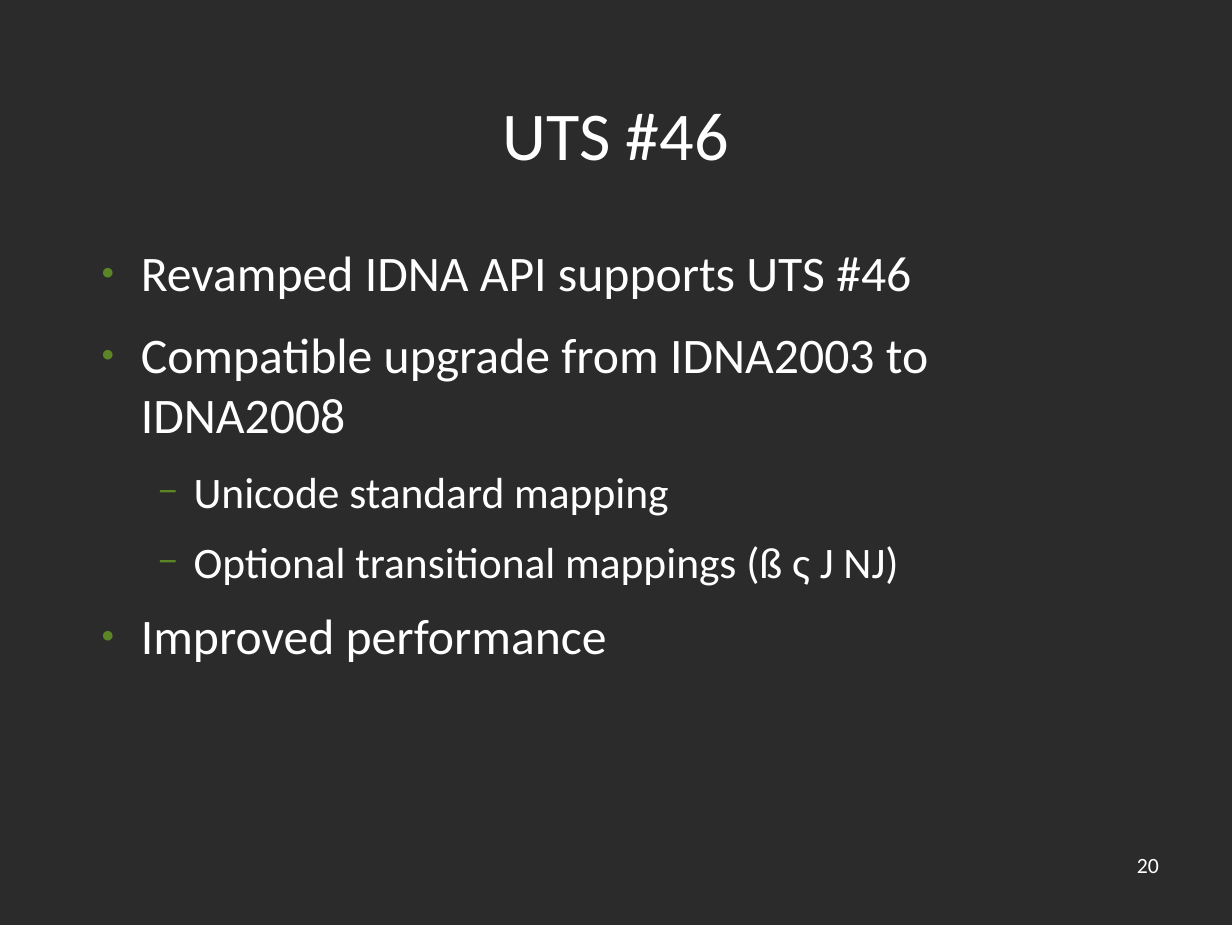
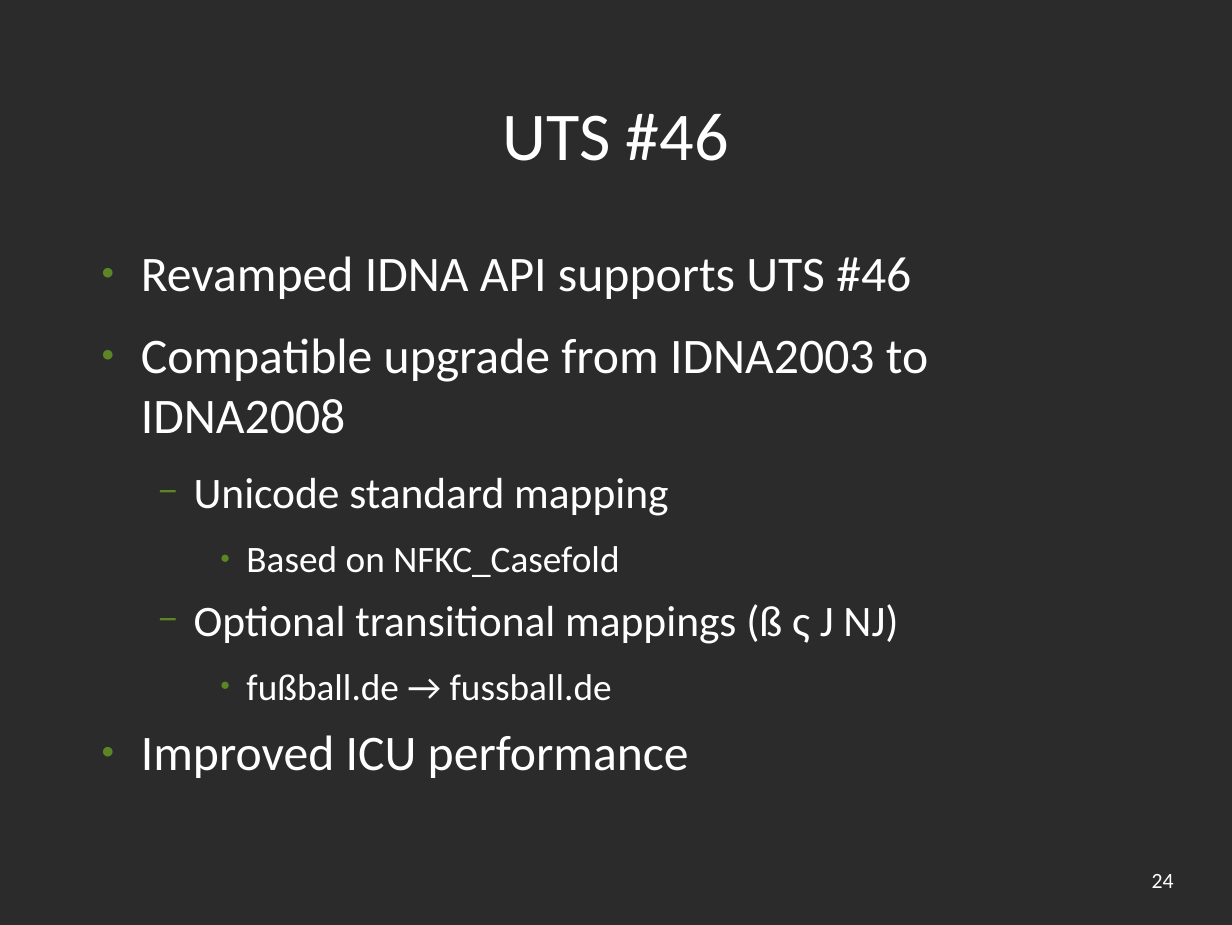
Before and after one commit to unicode-org/icu-docs, a slide deck: slide 24 of docs/pres/icu_overview.odp (slide 20 before the commit). Drawn at 1232x925 pixels with LibreOffice and Linux fonts; fonts in the diff are those of the drawing; background and template pictures are left out; a plain dark background stands for a picture behind light text. Boxes give left, top, right and bottom in pixels: in the first picture for what was removed or moved away, otherwise in the second. Text is boxed around its words. In the diff, an @@ line names an element or a change of style, - is before the commit and + after.

```diff
--- a/docs/pres/icu_overview.odp
+++ b/docs/pres/icu_overview.odp
@@ text at [246,546,619,577]: paragraph added @@
+    ● Based on NFKC_Casefold
@@ text at [141,674,689,778]: text changed; size 32 to 24 pt @@
-● Improved performance
+    ● fußball.de → fussball.de
+● Improved ICU performance
@@ page number removed at [1137,859,1159,873] @@
-20
@@ page number added at [1152,874,1174,888], 14 pt, text #FFFFFF @@
+24
```
Also in this commit, not shown: 26 other slides changed, 7 slides added, 1 other file.
